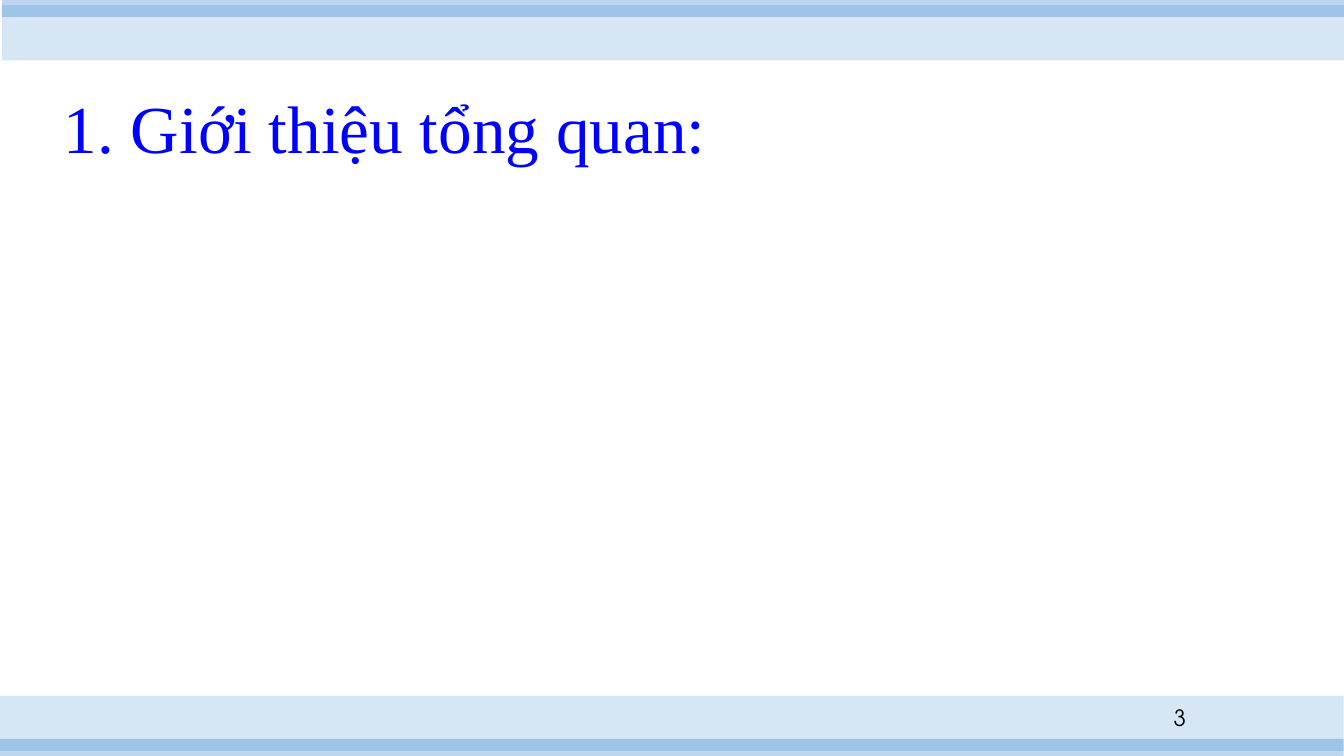
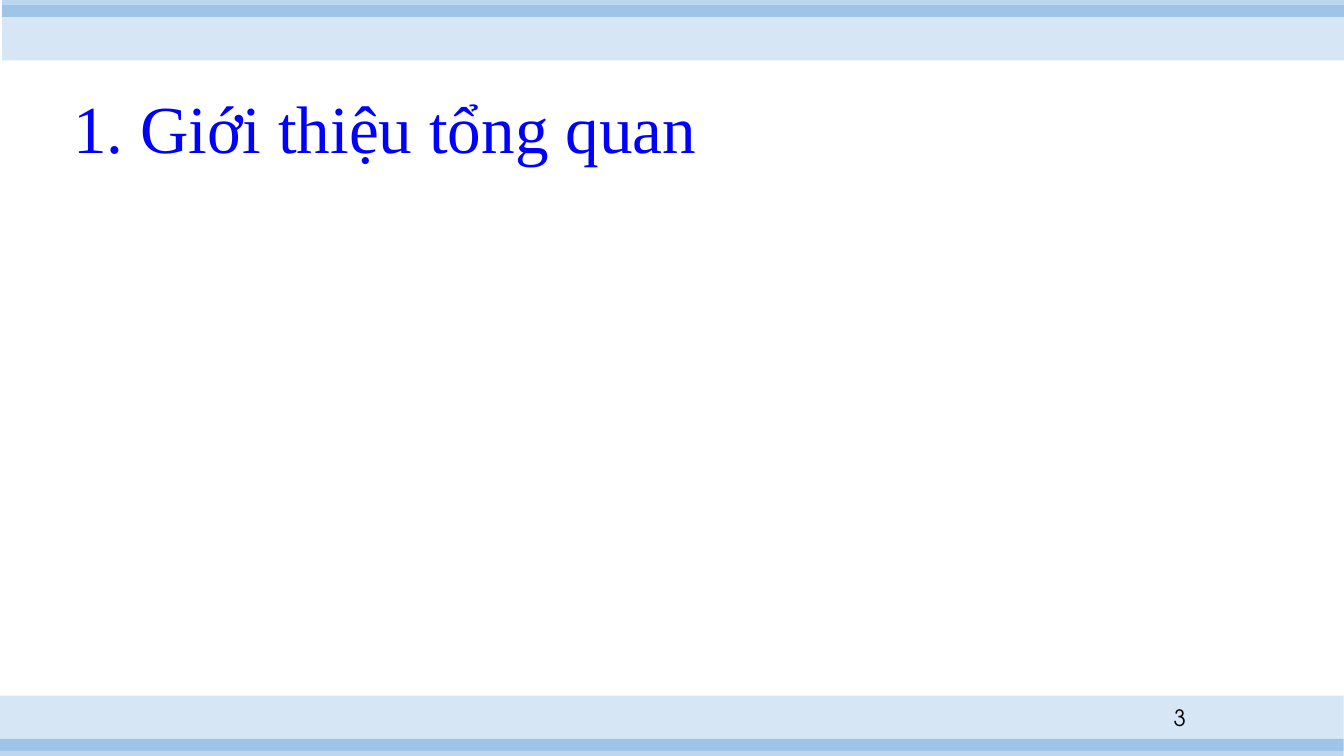
Before and after one commit to hvngoc/Presentation, a slide deck: slide 3 of slide.pptx. Drawn at 1344x756 pixels with LibreOffice and Linux fonts; fonts in the diff are those of the drawing. Boxes give left, top, right and bottom in pixels: in the first picture for what was removed or moved away, otherwise in the second. Text is boxed around its words. In the diff, an @@ line names an element or a change of style, - is before the commit and + after.

```diff
--- a/slide.pptx
+++ b/slide.pptx
@@ title at (73,104,696,165): text changed @@
-1. Giới thiệu tổng quan:
+1. Giới thiệu tổng quan
```
Also in this commit, not shown: 2 other slides changed, 7 slides added, 1 slide removed.
